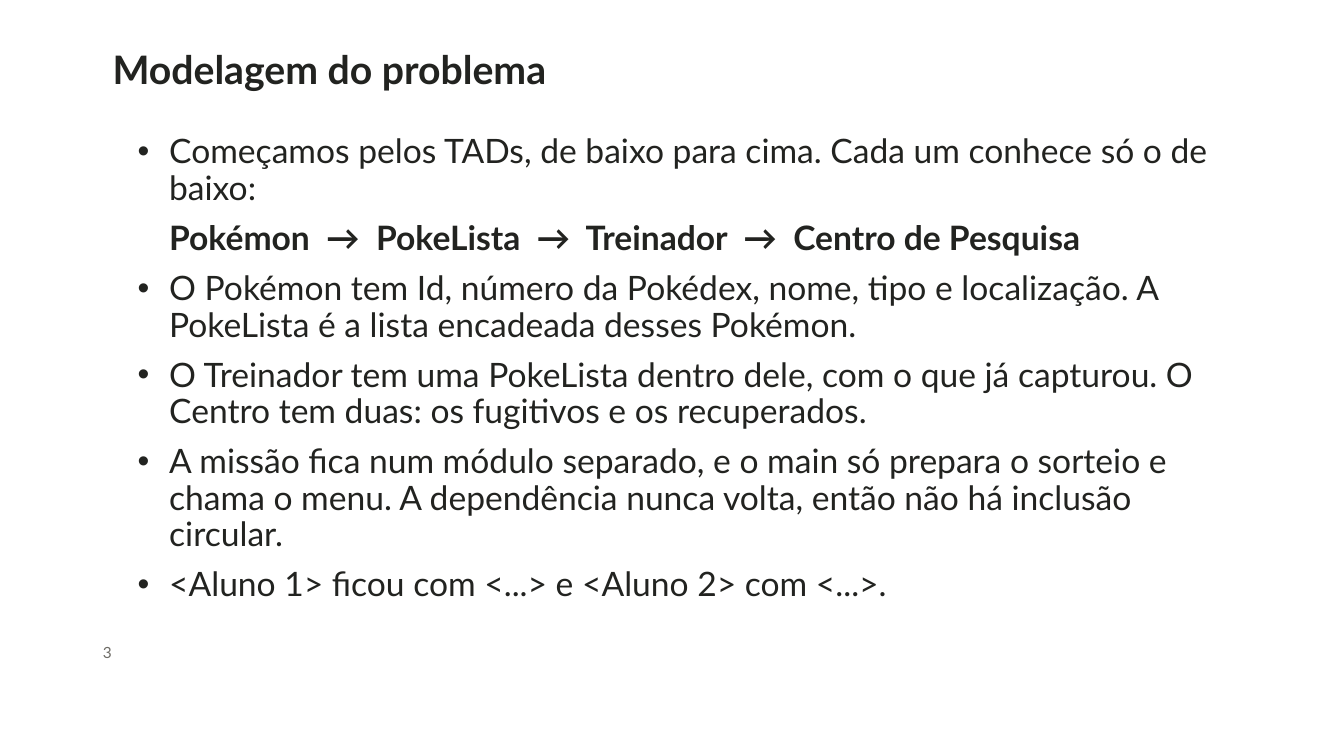
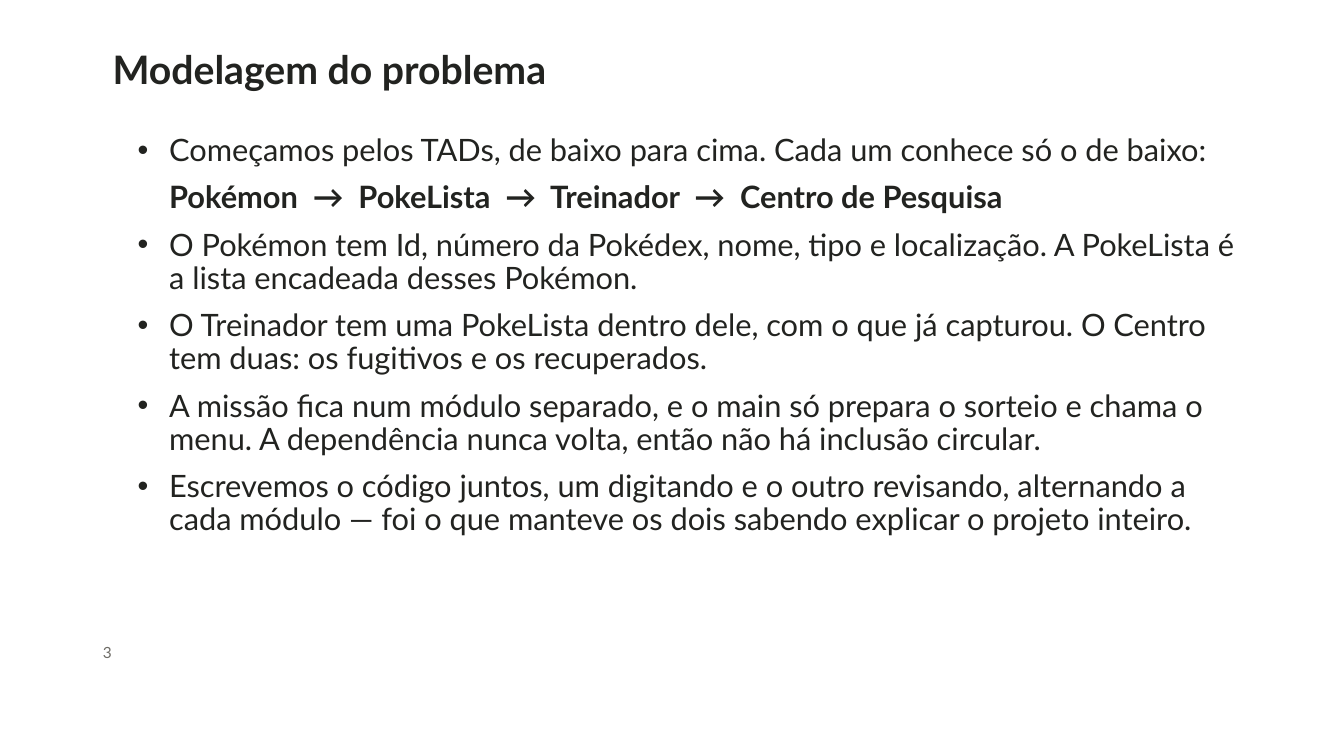
Before and after one commit to revoltzlz/tp-1, a slide deck: slide 3 of apresentacao/slides.pptx. Drawn at 1344x756 pixels with LibreOffice and Linux fonts; fonts in the diff are those of the drawing; background and template pictures are left out. Boxes give left, top, right and bottom in pixels: in the first picture for what was removed or moved away, otherwise in the second. Text is boxed around its words. In the diff, an @@ line names an element or a change of style, - is before the commit and + after.

```diff
--- a/apresentacao/slides.pptx
+++ b/apresentacao/slides.pptx
@@ text at <box>169,138,1234,456</box>: size 24 to 22 pt in "Começamos pelos TADs, de baixo para cima. ...", "Pokémon → PokeLista → Treinador → Centro ...", "O Pokémon tem Id, número da Pokédex, ...", "O Treinador tem uma PokeLista dentro dele, ..." and 1 more places @@
@@ text at <box>169,474,1191,536</box>: text changed; size 24 to 22 pt @@
-• <Aluno 1> ficou com <...> e <Aluno 2> com <...>.
+• Escrevemos o código juntos, um digitando e o outro revisando, alternando a cada módulo — foi o que manteve os dois sabendo explicar o projeto inteiro.
```
Also in this commit, not shown: 1 other slide changed, 6 other files.
